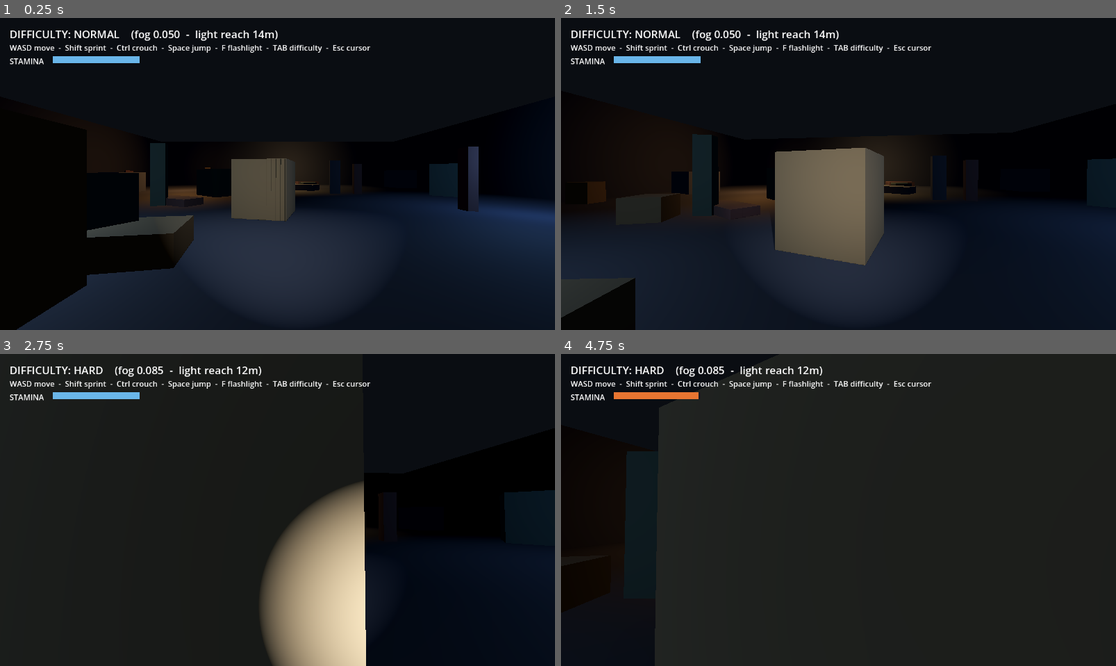
Above: before the commit, frames 1-4 (two rows, left to right).
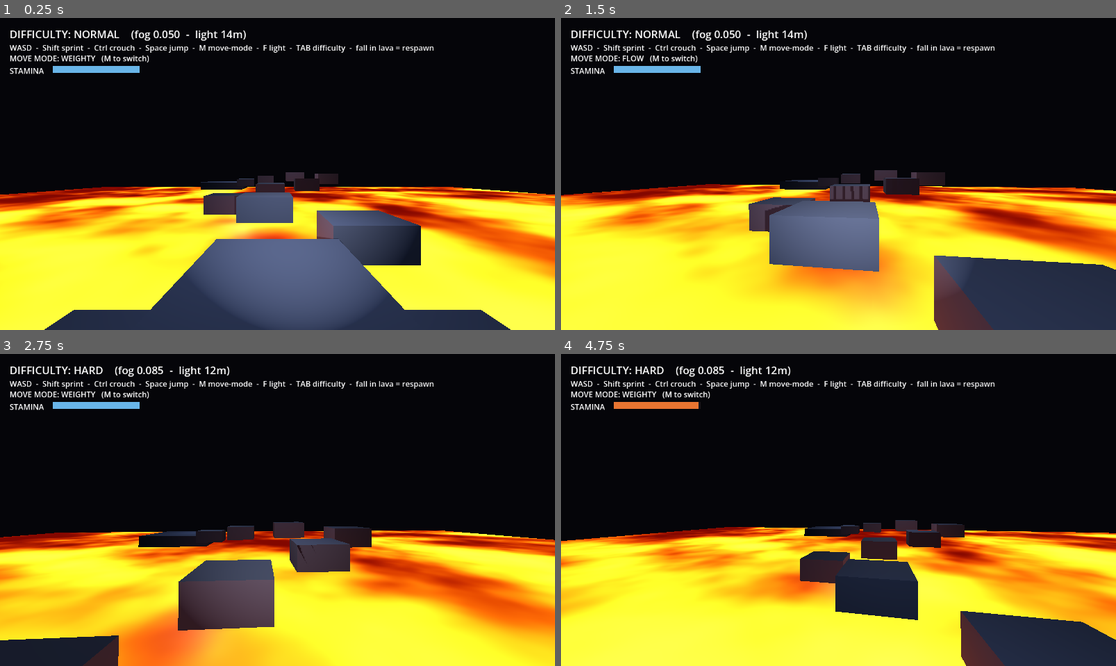
Above: after the commit, the same moments.

Repository: Ehido/gamedev
Game: Godot game, scene res://Main.tscn
The game is run twice, just before and just after one commit, with the same random seed, the same clock (stepped at 60 frames per second) and the same inputs.
Inputs (mouse positions are in pixels of both pictures, inside the frame that each line leads up to):
- Up to frame 1 (0.25 s): no input
- Up to frame 2 (1.5 s): tap Enter at 0.5 s; move the mouse to (866, 174) at 0.52 s; hold W from 0.53 s (still down); tap M at 0.6, 1.35 s; tap Space at 0.77 s; move the mouse to (810, 174) at 1.27 s
- Up to frame 3 (2.75 s): keep holding W; tap Space at 1.52 s; move the mouse to (288, 503) at 2.02 s; tap Tab at 2.1 s; tap M at 2.3 s
- Up to frame 4 (4.75 s): keep holding W; move the mouse to (832, 516) at 2.77 s; tap F at 2.85 s; tap Space at 3.02, 3.77, 4.52 s; tap M at 3.05, 3.8, 4.55 s; move the mouse to (877, 513) at 3.52 s; hold Ctrl 3.53-4.28 s; move the mouse to (794, 506) at 4.27 s; tap Shift at 4.35 s

The runs differ from the first frame. In frame 1, 48% of the frame differs, in the area x 0-100%, y 4-100%; in frame 2, 52%; in frame 3, 44%; in frame 4, 83%, in the area x 0-100%, y 0-100%.

Commit message:
MURK: parkour practice course + animated lava + movement modes
- New scene: a parkour course of platforms over animated emissive lava;
  falling in respawns you at the start (lava.gdshader).
- Movement-mode toggle (M) cycles WEIGHTY / TIGHT / FLOW presets; HUD shows
  the active mode.
- Sprint bumped to 1.7x; head-bob reduced ~15%.
- Rebuild Windows MURK.exe.

Diff:
--- a/games/murk/scripts/Main.gd
+++ b/games/murk/scripts/Main.gd
@@ -1,22 +1,43 @@
 extends Node3D
-## Builds the test level in code: a dark room, scattered crates, a first-person
-## player with a flashlight, drifting volumetric fog, and a HUD. Difficulty
-## drives the fog density + flashlight reach, applied live.
+## Parkour practice scene: platforms over animated lava, in the murk. Fall in the
+## lava and you respawn at the start. Built in code so it's easy to iterate. Fog,
+## flashlight and difficulty all still apply; M cycles movement-feel modes.
 
 const PlayerScript := preload("res://scripts/Player.gd")
 const MovingFog := preload("res://shaders/moving_fog.gdshader")
-
+const Lava := preload("res://shaders/lava.gdshader")
 const STAMINA_BAR_W := 180.0
+const KILL_Y := -1.5
+
+# Parkour course as [top-centre, size] pairs. Tops step up then down; gaps grow
+# so later jumps need a sprint. Easy to retune.
+const COURSE := [
+	[Vector3(0.0, 1.0, 16.0), Vector3(6.0, 1.0, 6.0)],     # start
+	[Vector3(0.0, 1.4, 12.5), Vector3(3.0, 1.0, 3.0)],
+	[Vector3(2.5, 1.7, 9.8), Vector3(2.2, 1.0, 2.2)],
+	[Vector3(-0.5, 2.1, 7.0), Vector3(2.2, 1.0, 2.2)],
+	[Vector3(-3.0, 1.8, 4.0), Vector3(2.0, 1.0, 2.0)],
+	[Vector3(-0.5, 2.3, 1.0), Vector3(2.0, 1.0, 2.0)],
+	[Vector3(2.5, 2.6, -2.0), Vector3(2.0, 1.0, 2.0)],
+	[Vector3(5.0, 3.0, -5.0), Vector3(2.0, 1.0, 2.0)],
+	[Vector3(2.0, 3.2, -8.0), Vector3(2.0, 1.0, 2.0)],
+	[Vector3(-1.5, 2.8, -10.5), Vector3(2.0, 1.0, 2.0)],
+	[Vector3(-4.5, 2.3, -13.0), Vector3(2.2, 1.0, 2.2)],
+	[Vector3(-8.0, 1.8, -16.0), Vector3(6.0, 1.0, 6.0)],   # goal
+]
 
 var _env: Environment
 var _fog_material: ShaderMaterial
 var _hud: Label
-var _player  # the Player CharacterBody3D (untyped so its script methods resolve)
+var _mode_label: Label
+var _player
 var _stamina_fill: ColorRect
+var _spawn_point := Vector3(0.0, 2.0, 16.0)
 
 func _ready() -> void:
 	_build_environment()
-	_build_room()
+	_build_lava()
+	_build_course()
 	_build_lights()
 	_build_player()
 	_build_fog_volume()
@@ -24,10 +45,22 @@
 	Difficulty.changed.connect(_apply_difficulty)
 	_apply_difficulty()
 
+func _process(_delta: float) -> void:
+	if _player and _stamina_fill:
+		_stamina_fill.size.x = STAMINA_BAR_W * _player.stamina_ratio()
+		_stamina_fill.color = Color(1.0, 0.5, 0.2, 0.9) if _player.stamina_blocked() \
+			else Color(0.45, 0.78, 1.0, 0.9)
+	if _player and _mode_label:
+		_mode_label.text = "MOVE MODE: %s   (M to switch)" % _player.movement_mode_name()
+	# Respawn at the start if you fall into the lava.
+	if _player and _player.global_position.y < KILL_Y:
+		_player.global_position = _spawn_point
+		_player.velocity = Vector3.ZERO
+
 func _build_environment() -> void:
 	_env = Environment.new()
 	_env.background_mode = Environment.BG_COLOR
-	_env.background_color = Color(0.04, 0.05, 0.07)
+	_env.background_color = Color(0.02, 0.02, 0.035)
 	_env.ambient_light_source = Environment.AMBIENT_SOURCE_COLOR
 	_env.ambient_light_color = Color(0.45, 0.50, 0.62)
 	_env.ambient_light_energy = 0.20
@@ -36,24 +69,55 @@
 	_env.volumetric_fog_density = 0.035
 	_env.volumetric_fog_albedo = Color(0.62, 0.64, 0.72)
 	_env.volumetric_fog_length = 64.0
-	# Smooth out froxel "slice" banding in the light shafts.
 	_env.volumetric_fog_temporal_reprojection_enabled = true
 	_env.volumetric_fog_temporal_reprojection_amount = 0.95
-	# Let ambient + sky light actually illuminate the fog so it reads as fog
-	# instead of a black void.
 	_env.volumetric_fog_ambient_inject = 1.5
 	_env.volumetric_fog_gi_inject = 0.0
 	var world_env := WorldEnvironment.new()
 	world_env.environment = _env
 	add_child(world_env)
 
+func _build_lava() -> void:
+	var plane := PlaneMesh.new()
+	plane.size = Vector2(160.0, 160.0)
+	var mi := MeshInstance3D.new()
+	mi.mesh = plane
+	mi.position = Vector3(0.0, -3.0, 0.0)
+	var sm := ShaderMaterial.new()
+	sm.shader = Lava
+	mi.material_override = sm
+	add_child(mi)
+	# Warm underglow so the platforms catch some lava light from below.
+	_add_lava_glow(Vector3(0.0, -0.5, 8.0))
+	_add_lava_glow(Vector3(2.0, -0.5, -3.0))
+	_add_lava_glow(Vector3(-5.0, -0.5, -14.0))
+
+func _add_lava_glow(pos: Vector3) -> void:
+	var glow := OmniLight3D.new()
+	glow.position = pos
+	glow.light_color = Color(1.0, 0.45, 0.12)
+	glow.light_energy = 2.5
+	glow.omni_range = 16.0
+	add_child(glow)
+
+func _build_course() -> void:
+	var mat := StandardMaterial3D.new()
+	mat.albedo_color = Color(0.22, 0.23, 0.27)
+	mat.roughness = 1.0
+	for entry in COURSE:
+		var top_centre: Vector3 = entry[0]
+		var size: Vector3 = entry[1]
+		var block := CSGBox3D.new()
+		block.size = size
+		block.position = top_centre - Vector3(0.0, size.y * 0.5, 0.0)
+		block.material = mat
+		block.use_collision = true
+		add_child(block)
+
 func _build_lights() -> void:
-	# Dim, colored work-lamps scattered around: they give the space shape and,
-	# crucially, give the volumetric fog something to catch so you can see it.
-	_add_lamp(Vector3(-11, 3.0, -8), Color(1.0, 0.72, 0.42), 6.0, 16.0)
-	_add_lamp(Vector3(12, 3.0, 7), Color(0.5, 0.72, 1.0), 5.0, 16.0)
-	_add_lamp(Vector3(2, 3.2, -16), Color(1.0, 0.82, 0.55), 5.0, 15.0)
-	_add_lamp(Vector3(-6, 3.0, 12), Color(0.7, 0.85, 1.0), 4.0, 14.0)
+	_add_lamp(Vector3(0.0, 5.0, 12.0), Color(0.7, 0.8, 1.0), 4.0, 18.0)
+	_add_lamp(Vector3(1.0, 6.0, -3.0), Color(0.8, 0.85, 1.0), 4.0, 20.0)
+	_add_lamp(Vector3(-6.0, 5.0, -16.0), Color(0.7, 0.8, 1.0), 4.0, 18.0)
 
 func _add_lamp(pos: Vector3, color: Color, energy: float, range_m: float) -> void:
 	var lamp := OmniLight3D.new()
@@ -61,64 +125,13 @@
 	lamp.light_color = color
 	lamp.light_energy = energy
 	lamp.omni_range = range_m
-	lamp.set_meta("base_energy", energy)  # so difficulty can dim them
+	lamp.set_meta("base_energy", energy)
 	lamp.add_to_group("lamp")
 	add_child(lamp)
 
-func _build_room() -> void:
-	var wall_mat := StandardMaterial3D.new()
-	wall_mat.albedo_color = Color(0.15, 0.16, 0.20)
-	wall_mat.roughness = 1.0
-	var s := 44.0
-	_add_box(Vector3(s, 1, s), Vector3(0, -0.5, 0), wall_mat)        # floor
-	_add_box(Vector3(s, 8, 1), Vector3(0, 4, -s * 0.5), wall_mat)    # wall -Z
-	_add_box(Vector3(s, 8, 1), Vector3(0, 4, s * 0.5), wall_mat)     # wall +Z
-	_add_box(Vector3(1, 8, s), Vector3(-s * 0.5, 4, 0), wall_mat)    # wall -X
-	_add_box(Vector3(1, 8, s), Vector3(s * 0.5, 4, 0), wall_mat)     # wall +X
-
-	# Scattered salvage: four kinds of object (crate / pillar / slab / big block)
-	# at varied sizes, positions and rotations. Randomized each launch so no two
-	# runs look the same.
-	var palette := [
-		Color(0.30, 0.25, 0.18), Color(0.22, 0.24, 0.28),
-		Color(0.28, 0.20, 0.20), Color(0.20, 0.26, 0.24),
-	]
-	var rng := RandomNumberGenerator.new()
-	rng.randomize()
-	var count := rng.randi_range(30, 42)
-	for i in count:
-		var box_size: Vector3
-		match rng.randi() % 4:
-			0: box_size = Vector3(rng.randf_range(0.8, 1.8), rng.randf_range(0.8, 1.8), rng.randf_range(0.8, 1.8))  # crate
-			1: box_size = Vector3(rng.randf_range(0.5, 1.0), rng.randf_range(2.0, 4.0), rng.randf_range(0.5, 1.0))  # pillar
-			2: box_size = Vector3(rng.randf_range(2.0, 4.0), rng.randf_range(0.4, 0.8), rng.randf_range(1.0, 2.2))  # slab
-			_: box_size = Vector3(rng.randf_range(2.2, 3.4), rng.randf_range(2.0, 3.0), rng.randf_range(2.2, 3.4))  # big block
-		var x := rng.randf_range(-s * 0.5 + 3.0, s * 0.5 - 3.0)
-		var z := rng.randf_range(-s * 0.5 + 3.0, s * 0.5 - 3.0)
-		if Vector2(x, z).distance_to(Vector2(0.0, 16.0)) < 4.0:
-			continue  # keep the player's spawn spot clear
-		var mat := StandardMaterial3D.new()
-		mat.albedo_color = palette[rng.randi() % palette.size()]
-		mat.roughness = 1.0
-		var prop := CSGBox3D.new()
-		prop.size = box_size
-		prop.position = Vector3(x, box_size.y * 0.5, z)
-		prop.rotation.y = rng.randf_range(0.0, TAU)
-		prop.material = mat
-		prop.use_collision = true
-		add_child(prop)
-
-func _add_box(box_size: Vector3, pos: Vector3, mat: Material) -> void:
-	var b := CSGBox3D.new()
-	b.size = box_size
-	b.position = pos
-	b.material = mat
-	b.use_collision = true
-	add_child(b)
-
 func _build_player() -> void:
 	var player := CharacterBody3D.new()
-	player.position = Vector3(0, 1, 16)
+	player.position = _spawn_point
 	player.set_script(PlayerScript)
 	player.add_to_group("player")
 
@@ -128,17 +141,17 @@
 	capsule.radius = 0.4
 	capsule.height = 1.8
 	col.shape = capsule
-	col.position = Vector3(0, 0.9, 0)
+	col.position = Vector3(0.0, 0.9, 0.0)
 	player.add_child(col)
 
 	var cam := Camera3D.new()
 	cam.name = "Camera"
-	cam.position = Vector3(0, 1.6, 0)
+	cam.position = Vector3(0.0, 1.6, 0.0)
 	cam.current = true
 	player.add_child(cam)
 
 	var flashlight := SpotLight3D.new()
-	flashlight.position = Vector3(0.25, -0.2, 0)
+	flashlight.position = Vector3(0.25, -0.2, 0.0)
 	flashlight.spot_range = 15.0
 	flashlight.spot_angle = 35.0
 	flashlight.light_energy = 5.0
@@ -152,8 +165,8 @@
 func _build_fog_volume() -> void:
 	var fog := FogVolume.new()
 	fog.shape = RenderingServer.FOG_VOLUME_SHAPE_BOX
-	fog.size = Vector3(48, 10, 48)
-	fog.position = Vector3(0, 5, 0)
+	fog.size = Vector3(80.0, 16.0, 80.0)
+	fog.position = Vector3(0.0, 4.0, 0.0)
 	_fog_material = ShaderMaterial.new()
 	_fog_material.shader = MovingFog
 	fog.material = _fog_material
@@ -163,35 +176,33 @@
 	var canvas := CanvasLayer.new()
 	add_child(canvas)
 	_hud = Label.new()
-	_hud.position = Vector2(20, 18)
+	_hud.position = Vector2(20.0, 18.0)
 	_hud.add_theme_font_size_override("font_size", 22)
 	canvas.add_child(_hud)
+
 	var help := Label.new()
-	help.position = Vector2(20, 50)
-	help.text = "WASD move  -  Shift sprint  -  Ctrl crouch  -  Space jump  -  F flashlight  -  TAB difficulty  -  Esc cursor"
+	help.position = Vector2(20.0, 50.0)
+	help.text = "WASD  -  Shift sprint  -  Ctrl crouch  -  Space jump  -  M move-mode  -  F light  -  TAB difficulty  -  fall in lava = respawn"
 	canvas.add_child(help)
 
+	_mode_label = Label.new()
+	_mode_label.position = Vector2(20.0, 72.0)
+	canvas.add_child(_mode_label)
+
 	var stam_label := Label.new()
-	stam_label.position = Vector2(20, 78)
+	stam_label.position = Vector2(20.0, 98.0)
 	stam_label.text = "STAMINA"
 	canvas.add_child(stam_label)
 	var stam_bg := ColorRect.new()
-	stam_bg.position = Vector2(110, 80)
-	stam_bg.size = Vector2(STAMINA_BAR_W, 14)
+	stam_bg.position = Vector2(110.0, 100.0)
+	stam_bg.size = Vector2(STAMINA_BAR_W, 14.0)
 	stam_bg.color = Color(0.10, 0.10, 0.13, 0.8)
 	canvas.add_child(stam_bg)
 	_stamina_fill = ColorRect.new()
-	_stamina_fill.position = Vector2(110, 80)
-	_stamina_fill.size = Vector2(STAMINA_BAR_W, 14)
+	_stamina_fill.position = Vector2(110.0, 100.0)
+	_stamina_fill.size = Vector2(STAMINA_BAR_W, 14.0)
 	_stamina_fill.color = Color(0.45, 0.78, 1.0, 0.9)
 	canvas.add_child(_stamina_fill)
-
-func _process(_delta: float) -> void:
-	if _player and _stamina_fill:
-		_stamina_fill.size.x = STAMINA_BAR_W * _player.stamina_ratio()
-		# Orange during the post-sprint cooldown, blue when refilling normally.
-		_stamina_fill.color = Color(1.0, 0.5, 0.2, 0.9) if _player.stamina_blocked() \
-			else Color(0.45, 0.78, 1.0, 0.9)
 
 func _apply_difficulty() -> void:
 	var d := Difficulty.current()
@@ -213,5 +224,5 @@
 		lamp.light_energy = float(lamp.get_meta("base_energy")) * lamp_scale
 
 	if _hud:
-		_hud.text = "DIFFICULTY: %s    (fog %.3f  -  light reach %.0fm)" % [
+		_hud.text = "DIFFICULTY: %s    (fog %.3f  -  light %.0fm)" % [
 			d["name"], d["fog"], d["light_range"]]
--- a/games/murk/scripts/Player.gd
+++ b/games/murk/scripts/Player.gd
@@ -6,7 +6,7 @@
 ## sprint FOV, landing dip). Numbers are placeholders -- easy to retune.
 
 @export var speed: float = 4.5
-@export var sprint_multiplier: float = 1.35
+@export var sprint_multiplier: float = 1.7
 @export var crouch_speed_multiplier: float = 0.5
 @export var mouse_sensitivity: float = 0.0025
 
@@ -31,6 +31,14 @@
 const CROUCH_CAM_Y := 0.9
 const STAND_HEIGHT := 1.8
 const CROUCH_HEIGHT := 1.0
+
+# Switchable feel presets (M cycles them). WEIGHTY = recommended default.
+const MOVEMENT_MODES := [
+	{"name": "WEIGHTY", "accel": 35.0, "friction": 30.0, "air": 9.0,  "jump": 7.0, "grav": 18.0, "sprint": 1.7},
+	{"name": "TIGHT",   "accel": 62.0, "friction": 55.0, "air": 16.0, "jump": 6.6, "grav": 22.0, "sprint": 1.5},
+	{"name": "FLOW",    "accel": 28.0, "friction": 14.0, "air": 22.0, "jump": 7.6, "grav": 16.0, "sprint": 1.9},
+]
+var _mode: int = 0
 
 var stamina: float = 3.0
 var _recharge_timer: float = 0.0
@@ -53,6 +61,22 @@
 func stamina_blocked() -> bool:
 	return _recharge_timer > 0.0 and stamina < max_stamina
 
+func movement_mode_name() -> String:
+	return str(MOVEMENT_MODES[_mode]["name"])
+
+func cycle_movement_mode() -> void:
+	_mode = (_mode + 1) % MOVEMENT_MODES.size()
+	_apply_movement_mode()
+
+func _apply_movement_mode() -> void:
+	var m: Dictionary = MOVEMENT_MODES[_mode]
+	ground_accel = float(m["accel"])
+	ground_friction = float(m["friction"])
+	air_accel = float(m["air"])
+	jump_velocity = float(m["jump"])
+	gravity = float(m["grav"])
+	sprint_multiplier = float(m["sprint"])
+
 func _ready() -> void:
 	_camera = get_node_or_null("Camera")
 	_collision = get_node_or_null("Collision")
@@ -60,6 +84,7 @@
 		_capsule = _collision.shape as CapsuleShape3D
 	if _camera:
 		_camera.fov = base_fov
+	_apply_movement_mode()
 	if DisplayServer.get_name() != "headless":
 		Input.mouse_mode = Input.MOUSE_MODE_CAPTURED
 
@@ -77,6 +102,7 @@
 			KEY_ESCAPE: _toggle_mouse()
 			KEY_TAB: Difficulty.cycle()
 			KEY_F: _toggle_flashlight()
+			KEY_M: cycle_movement_mode()
 			KEY_SPACE: _jump_queued = true
 
 func _toggle_mouse() -> void:
@@ -197,8 +223,8 @@
 	# Head-bob, scaled by how fast you're actually moving on the ground.
 	var move_amt: float = clampf(hspeed / speed, 0.0, 1.4) if on_ground else 0.0
 	_bob_time += delta * (6.0 + hspeed * 1.5)
-	var bob_y := sin(_bob_time) * 0.035 * move_amt
-	var bob_x := cos(_bob_time * 0.5) * 0.022 * move_amt
+	var bob_y := sin(_bob_time) * 0.030 * move_amt
+	var bob_x := cos(_bob_time * 0.5) * 0.019 * move_amt
 
 	# Landing dip: drop the camera on impact, then ease it back.
 	if just_landed:
--- /dev/null
+++ b/games/murk/shaders/lava.gdshader
@@ -0,0 +1,50 @@
+shader_type spatial;
+// Animated, self-lit lava: scrolling fbm noise blended between a cool and a hot
+// colour, pushed through EMISSION so it glows in the dark.
+render_mode cull_disabled;
+
+uniform float flow_speed = 0.08;
+uniform vec3 hot_color : source_color = vec3(1.0, 0.55, 0.08);
+uniform vec3 cool_color : source_color = vec3(0.45, 0.05, 0.0);
+uniform float emission_strength = 2.2;
+
+float hash(vec2 p) {
+	p = fract(p * vec2(123.34, 456.21));
+	p += dot(p, p + 45.32);
+	return fract(p.x * p.y);
+}
+
+float noise(vec2 p) {
+	vec2 i = floor(p);
+	vec2 f = fract(p);
+	f = f * f * (3.0 - 2.0 * f);
+	float a = hash(i);
+	float b = hash(i + vec2(1.0, 0.0));
+	float c = hash(i + vec2(0.0, 1.0));
+	float d = hash(i + vec2(1.0, 1.0));
+	return mix(mix(a, b, f.x), mix(c, d, f.x), f.y);
+}
+
+float fbm(vec2 p) {
+	float v = 0.0;
+	float amp = 0.5;
+	for (int i = 0; i < 4; i++) {
+		v += amp * noise(p);
+		p *= 2.0;
+		amp *= 0.5;
+	}
+	return v;
+}
+
+void fragment() {
+	vec2 uv = UV * 8.0;
+	float t = TIME * flow_speed;
+	float n = fbm(uv + vec2(t, t * 0.6));
+	n += 0.3 * fbm(uv * 2.0 - vec2(t * 0.8, t));
+	float m = smoothstep(0.3, 0.95, n);
+	vec3 col = mix(cool_color, hot_color, m);
+	ALBEDO = col;
+	EMISSION = col * emission_strength * (0.4 + m);
+	ROUGHNESS = 0.5;
+	METALLIC = 0.0;
+}
Not shown, added: games/murk/shaders/lava.gdshader.uid
